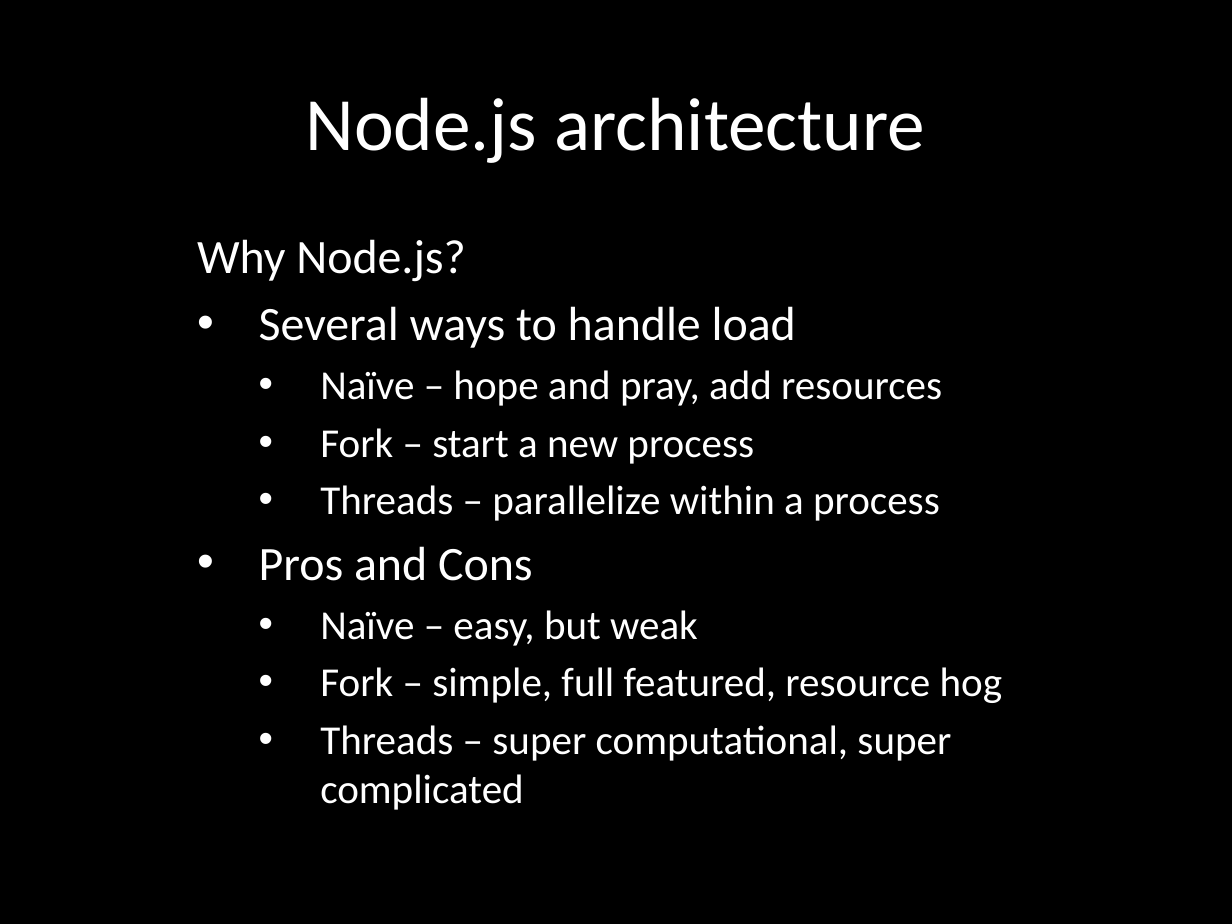
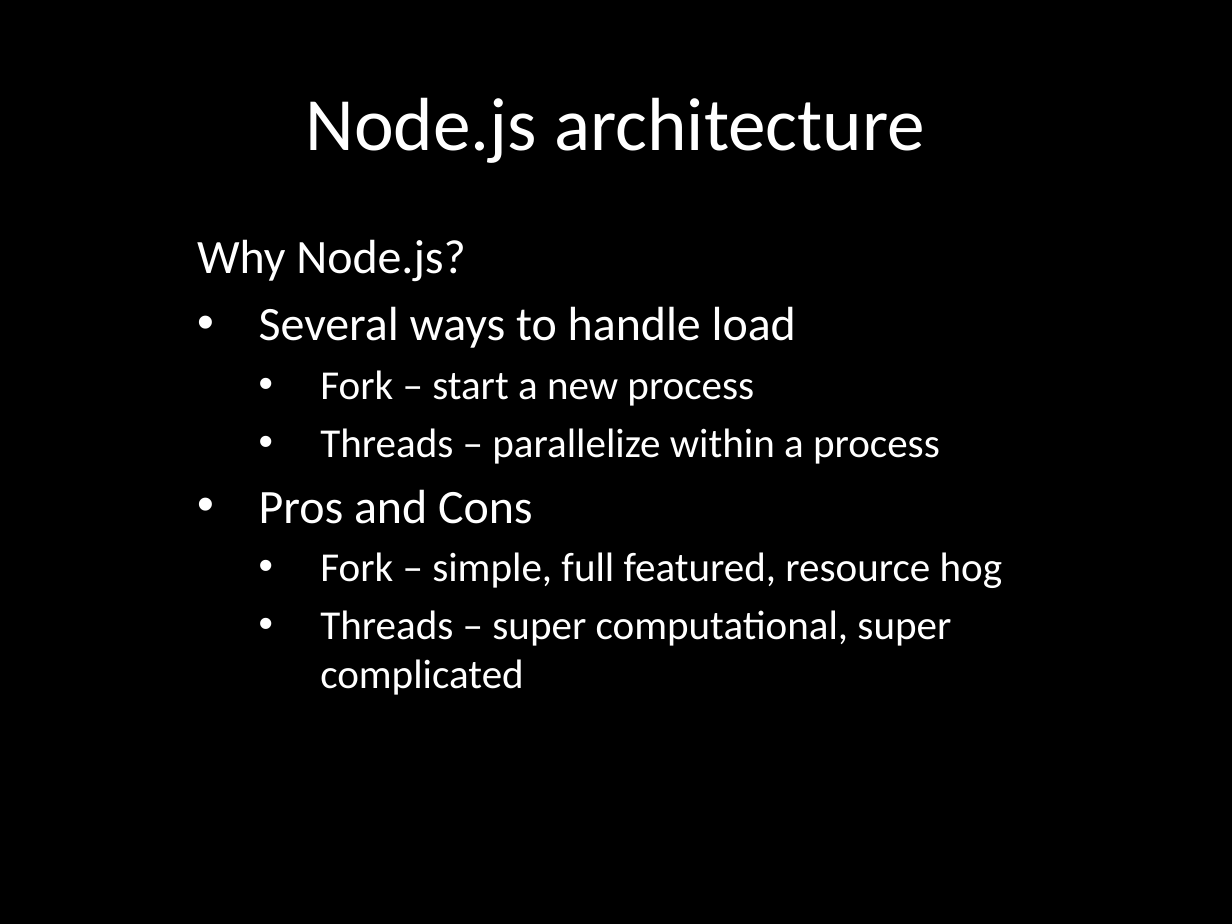
Before and after one commit to eliasjames/training-node, a slide deck: slide 55 of slides/Node Slides Day 1.pptx. Drawn at 1232x924 pixels with LibreOffice and Linux fonts; fonts in the diff are those of the drawing. Boxes give left, top, right and bottom in pixels: in the first picture for what was removed or moved away, otherwise in the second. Text is boxed around its words. In the diff, an @@ line names an element or a change of style, - is before the commit and + after.

Commit message:
Slides: tweaks to day 1

```diff
--- a/slides/Node Slides Day 1.pptx
+++ b/slides/Node Slides Day 1.pptx
@@ subtitle at (320,370,942,406): paragraph removed @@
-    • Naïve – hope and pray, add resources
@@ subtitle at (320,610,698,646): paragraph removed @@
-    • Naïve – easy, but weak
```
Also in this commit, not shown: 2 other slides changed, 1 slide added.
